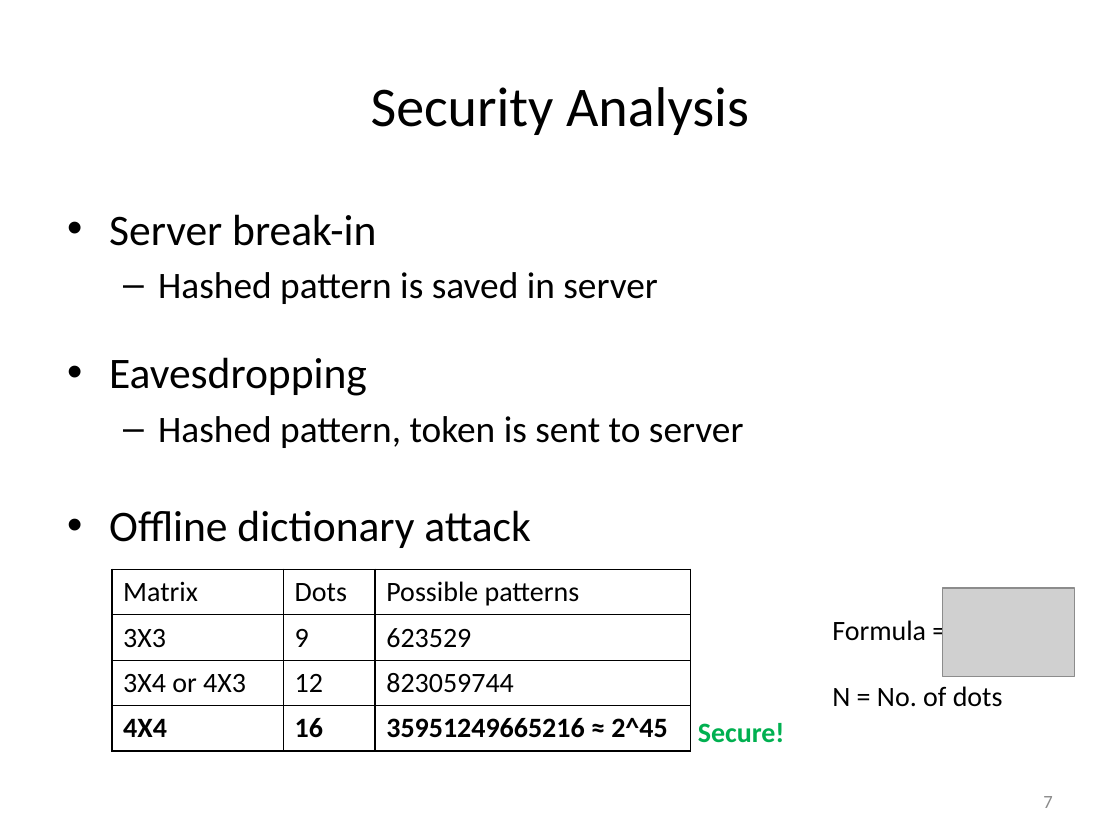
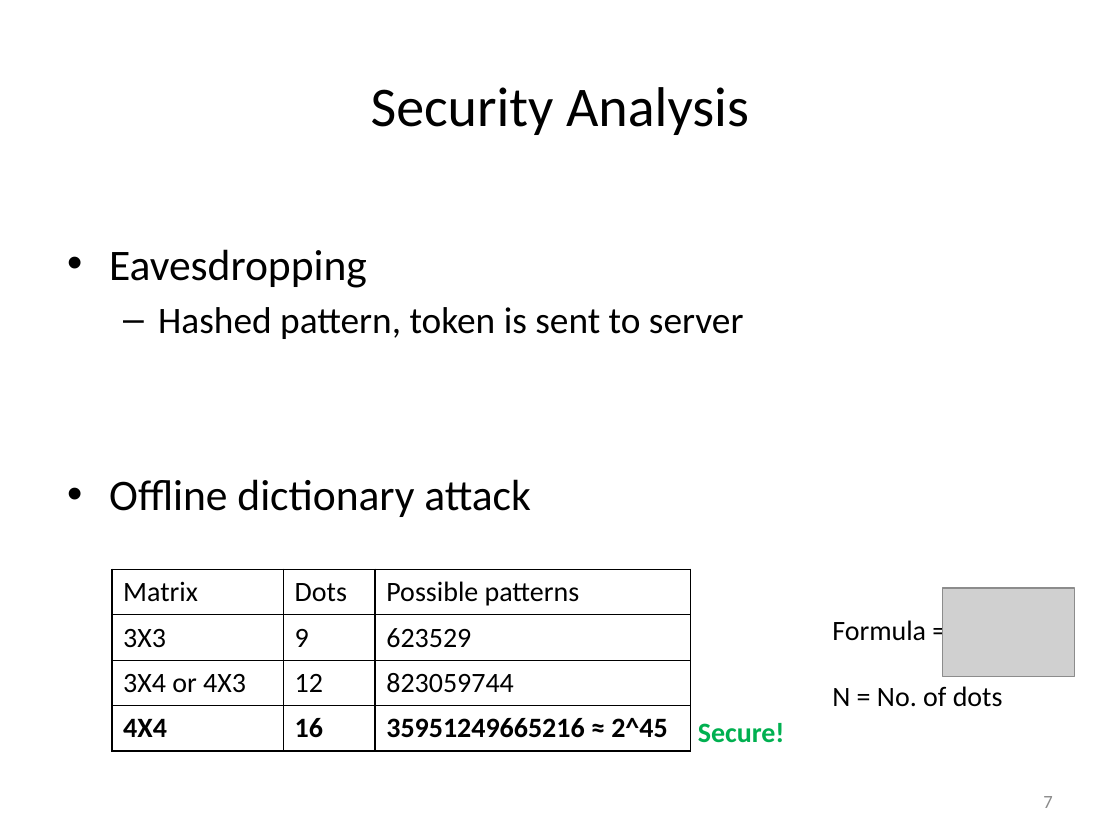
Before and after one commit to GitAashishG/SecureCube, a slide deck: slide 7 of Demo/NetSec.pptx. Drawn at 1120x840 pixels with LibreOffice and Linux fonts; fonts in the diff are those of the drawing; grey boxes stand for pictures. Boxes give left, top, right and bottom in pixels: in the first picture for what was removed or moved away, otherwise in the second. Text is boxed around its words. In the diff, an @@ line names an element or a change of style, - is before the commit and + after.

```diff
--- a/Demo/NetSec.pptx
+++ b/Demo/NetSec.pptx
@@ text at box(109, 214, 658, 304): paragraphs removed @@
-• Server break-in
-  – Hashed pattern is saved in server
```
Also in this commit, not shown: 2 other slides changed.
